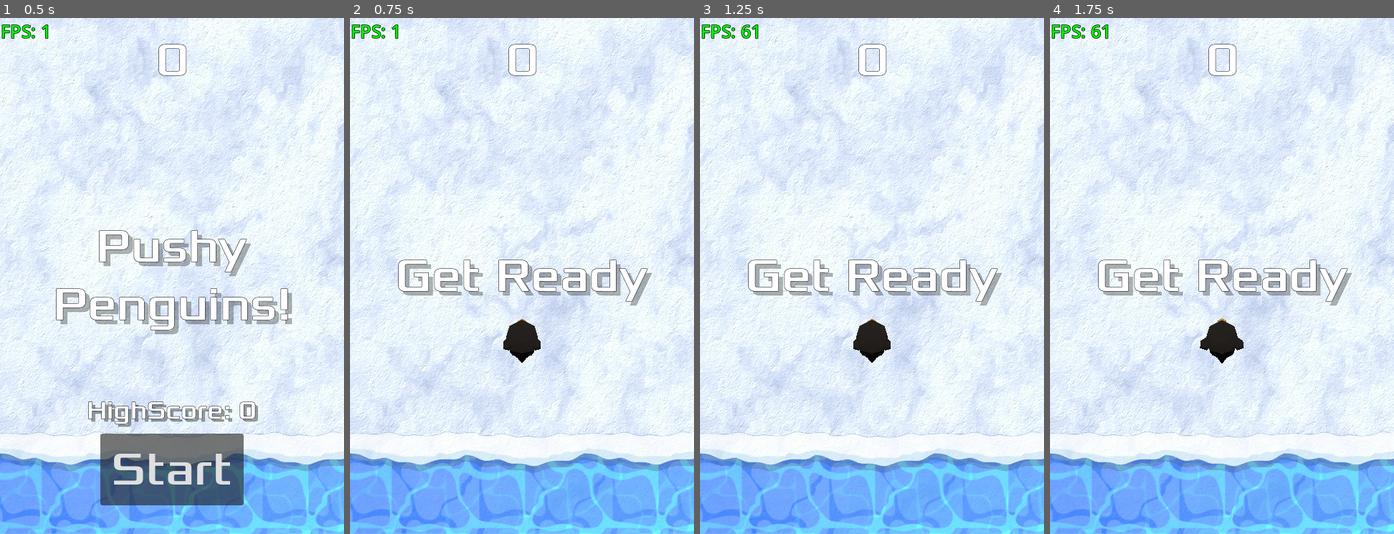
Above: before the commit, frames 1-4 (left to right).
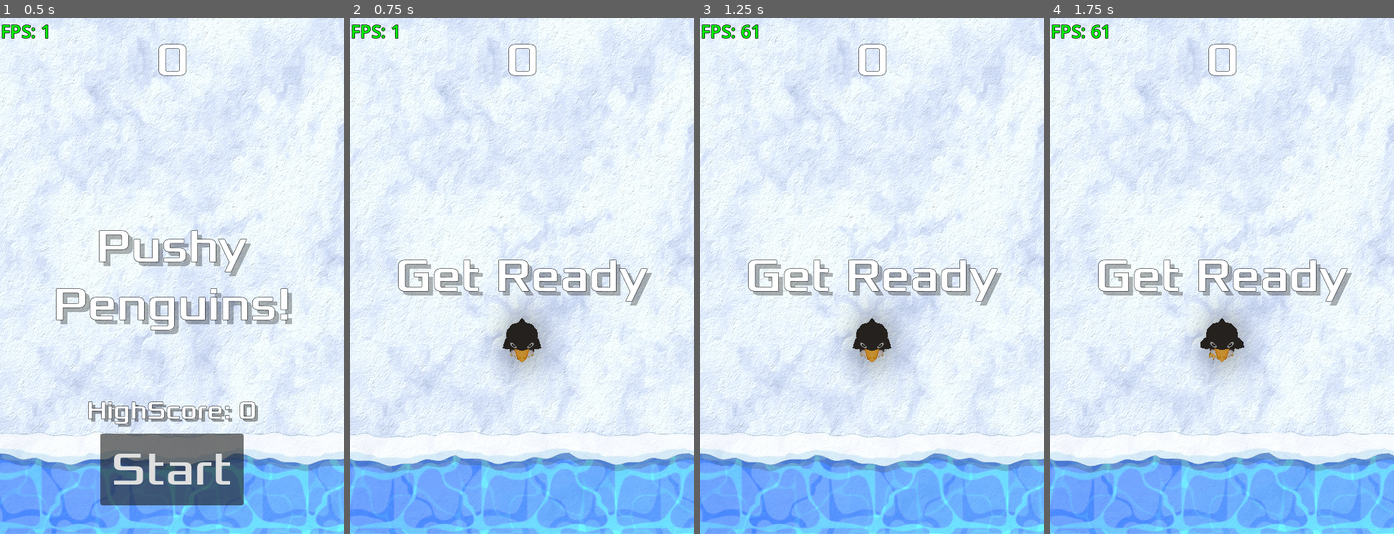
Above: after the commit, the same moments.

Repository: SeppNel/Pushy-Penguins
Game: Godot game, scene res://Main.tscn
Same seed, same stepped clock (60 frames per second), same inputs: the game is played once before the commit and once after it. Sound files missing from this copy of the repository are replaced by a short silence.
Inputs (mouse positions are in pixels of both pictures, inside the frame that each line leads up to):
- Up to frame 1 (0.5 s): no input
- Up to frame 2 (0.75 s): click "Start" at 0.5 s
- Up to frame 3 (1.25 s): no input
- Up to frame 4 (1.75 s): move the mouse to (1297, 250) at 1.27 s; click (1297, 250) at 1.42 s

Frame 1 is identical in both runs. In frame 2, 7.1% of the frame differs, in the area x 0-100%, y 56-100%; in frame 3, 0.9%; in frame 4, 7.0%.

Commit message:
Finished player sprites, animate water, etc

Diff:
--- a/Main.gd
+++ b/Main.gd
@@ -63,6 +63,8 @@
 		mob.get_node("CollisionShape2D").scale = Vector2(0.5, 0.5)
 	else:
 		mob.isBigPenguin = true
+		mob.get_node("Shadow").scale = Vector2(0.6, 0.45)
+		mob.get_node("Shadow").modulate = Color(1, 1, 1, 0.35)
 
 	# Set the mob's spawn position to a random location.
 	mob.position = Vector2(randf_range(0,480), -20)
--- a/Main.tscn
+++ b/Main.tscn
@@ -9,7 +9,15 @@
 [ext_resource type="AudioStream" uid="uid://rsh6crkjjxk4" path="res://art/gameover.wav" id="5_fqumu"]
 [ext_resource type="Script" path="res://Music.gd" id="6_w83ls"]
 [ext_resource type="Script" path="res://DeathBox.gd" id="8_x28hn"]
+[ext_resource type="Texture2D" uid="uid://dxhgr6yrn6k0m" path="res://art/water2.png" id="10_3rv4m"]
 [ext_resource type="Texture2D" uid="uid://c3avc7vwurlau" path="res://art/water.png" id="10_tx0cq"]
+
+[sub_resource type="AnimatedTexture" id="AnimatedTexture_sr400"]
+frames = 2
+speed_scale = 2.0
+frame_0/texture = ExtResource("10_tx0cq")
+frame_1/texture = ExtResource("10_3rv4m")
+frame_1/duration = 1.0
 
 [sub_resource type="RectangleShape2D" id="RectangleShape2D_4tne5"]
 size = Vector2(480, 80)
@@ -79,7 +87,7 @@
 texture_filter = 1
 offset_top = -128.0
 offset_right = 480.0
-texture = ExtResource("10_tx0cq")
+texture = SubResource("AnimatedTexture_sr400")
 expand_mode = 4
 stretch_mode = 1
 
--- a/Mob.tscn
+++ b/Mob.tscn
@@ -1,6 +1,7 @@
-[gd_scene load_steps=10 format=3 uid="uid://b5a1x7htlysw6"]
+[gd_scene load_steps=11 format=3 uid="uid://b5a1x7htlysw6"]
 
 [ext_resource type="Script" path="res://Mob.gd" id="1_ndbm5"]
+[ext_resource type="Texture2D" uid="uid://cgg0iegmbruu6" path="res://art/shadow.png" id="2_hw8c7"]
 [ext_resource type="Texture2D" uid="uid://biiqcboss1mht" path="res://art/penguin_walk_right.png" id="6_selfp"]
 [ext_resource type="Texture2D" uid="uid://c0jhx2syttaet" path="res://art/penguin_walk_mid_right.png" id="7_v8htm"]
 [ext_resource type="Texture2D" uid="uid://h6sdhdlgsi74" path="res://art/penguin_walk_idle.png" id="8_b4n77"]
@@ -67,6 +68,11 @@
 scale_amount_max = 7.0
 color = Color(0.860369, 0.860369, 0.860369, 0.666667)
 
+[node name="Shadow" type="Sprite2D" parent="."]
+modulate = Color(1, 1, 1, 0.235294)
+scale = Vector2(0.4, 0.3)
+texture = ExtResource("2_hw8c7")
+
 [node name="AnimatedSprite2D" type="AnimatedSprite2D" parent="."]
 modulate = Color(1, 1, 1.3, 1)
 scale = Vector2(0.1, 0.1)
@@ -75,6 +81,7 @@
 frame_progress = 0.749745
 
 [node name="CollisionShape2D" type="CollisionShape2D" parent="."]
+visible = false
 rotation = 1.5708
 shape = SubResource("CapsuleShape2D_mkv1t")
 
--- a/Player.gd
+++ b/Player.gd
@@ -11,7 +11,7 @@
 const ROTATION_SPEED = 100.0  # Adjust for smoother or faster rotation
 const ROTATION_AV_CAP = 4.0
 #const ROTATION_SPRITES = ["up", "upright", "right", "downright", "down", "downleft", "left", "upleft", "up"]
-const ROTATION_SPRITES = ["up", "up", "up", "down", "down", "down", "down", "up", "up"]
+const ROTATION_SPRITES = ["up", "upright", "right", "down", "down", "down", "left", "upleft", "up"]
 
 var screen_size # Size of the game window.
 var initial_touch_position := Vector2.ZERO
@@ -77,6 +77,8 @@
 		current_touch_position = event.position
 
 func sprite_rotation():
+	if linear_velocity.length() < Vector2(50,50).length():
+		return
 	var angle = rad_to_deg(linear_velocity.angle()) + 90 # +90 bcs 0 is right and I want it up
 	if angle < 0:
 		angle += 360
@@ -111,6 +113,7 @@
 	if body != self:
 		return
 
+	$CPUParticles2D.restart()
 	splash.emit(position, 1)
 	is_dead = true
 	hide() # Player disappears after being hit.
--- a/Player.tscn
+++ b/Player.tscn
@@ -1,16 +1,37 @@
-[gd_scene load_steps=15 format=3 uid="uid://dtevh17wsaoom"]
+[gd_scene load_steps=36 format=3 uid="uid://dtevh17wsaoom"]
 
 [ext_resource type="Script" path="res://Player.gd" id="1_r2ta4"]
 [ext_resource type="Texture2D" uid="uid://jsjm54caqh58" path="res://art/player/player_walk_down_rf.png" id="2_bsq3a"]
+[ext_resource type="Texture2D" uid="uid://cgg0iegmbruu6" path="res://art/shadow.png" id="2_vdv7h"]
 [ext_resource type="Texture2D" uid="uid://sy330gfeap26" path="res://art/player/player_walk_down_mrf.png" id="3_00osd"]
 [ext_resource type="Texture2D" uid="uid://dhxm5ij5usj6x" path="res://art/player/player_walk_down_idle.png" id="4_kdw00"]
 [ext_resource type="Texture2D" uid="uid://dta7jin5futqd" path="res://art/player/player_walk_down_mlf.png" id="5_mc4rj"]
 [ext_resource type="Texture2D" uid="uid://bi5dvfqcf6tdf" path="res://art/player/player_walk_down_lf.png" id="6_0ebcq"]
+[ext_resource type="Texture2D" uid="uid://gw5ctn4hvbk7" path="res://art/player/player_walk_right_rf.png" id="7_3tix8"]
 [ext_resource type="Texture2D" uid="uid://fkn4myb7uhjg" path="res://art/player/player_walk_up_rf.png" id="7_g5bc8"]
+[ext_resource type="Texture2D" uid="uid://dejy86jll2f68" path="res://art/player/player_walk_left_rf.png" id="7_jldia"]
+[ext_resource type="Texture2D" uid="uid://npnnc2kjqcpt" path="res://art/player/player_walk_right_mrf.png" id="8_b3mo6"]
+[ext_resource type="Texture2D" uid="uid://dlex2mio3jyp1" path="res://art/player/player_walk_left_mrf.png" id="8_bvgsf"]
 [ext_resource type="Texture2D" uid="uid://dgtcfb6fh0ihy" path="res://art/player/player_walk_up_mrf.png" id="8_dnjnr"]
 [ext_resource type="Texture2D" uid="uid://b1y3pr22fr8yo" path="res://art/player/player_walk_up_idle.png" id="9_d30gx"]
+[ext_resource type="Texture2D" uid="uid://cfucwujxjgaqg" path="res://art/player/player_walk_left_idle.png" id="9_ldfn7"]
+[ext_resource type="Texture2D" uid="uid://jg653ed8xrst" path="res://art/player/player_walk_right_idle.png" id="9_yrxti"]
+[ext_resource type="Texture2D" uid="uid://d018bpvy5ig7g" path="res://art/player/player_walk_left_mlf.png" id="10_1eovg"]
+[ext_resource type="Texture2D" uid="uid://bto5655m34wis" path="res://art/player/player_walk_right_mlf.png" id="10_d6hip"]
 [ext_resource type="Texture2D" uid="uid://bxte6nncpd5us" path="res://art/player/player_walk_up_mlf.png" id="10_or8sm"]
+[ext_resource type="Texture2D" uid="uid://di65qudy0ddf3" path="res://art/player/player_walk_right_lf.png" id="11_audje"]
+[ext_resource type="Texture2D" uid="uid://cj5t7by7oteda" path="res://art/player/player_walk_left_lf.png" id="11_i6yor"]
 [ext_resource type="Texture2D" uid="uid://cmke663hol32h" path="res://art/player/player_walk_up_lf.png" id="11_nvyn2"]
+[ext_resource type="Texture2D" uid="uid://dltg5xge3eg7x" path="res://art/player/player_walk_upleft_rf.png" id="22_c0kxw"]
+[ext_resource type="Texture2D" uid="uid://swryanm4fjud" path="res://art/player/player_walk_upright_rf.png" id="22_dd2ns"]
+[ext_resource type="Texture2D" uid="uid://bqnubn1vdyvpp" path="res://art/player/player_walk_upleft_mrf.png" id="23_rusmc"]
+[ext_resource type="Texture2D" uid="uid://b0i7renejglvx" path="res://art/player/player_walk_upright_mrf.png" id="23_x7kxn"]
+[ext_resource type="Texture2D" uid="uid://cumft7jhu4cgy" path="res://art/player/player_walk_upleft_idle.png" id="24_f2730"]
+[ext_resource type="Texture2D" uid="uid://0fo1jk7swkqn" path="res://art/player/player_walk_upright_idle.png" id="24_piahi"]
+[ext_resource type="Texture2D" uid="uid://ig4bemmsoro1" path="res://art/player/player_walk_upleft_mlf.png" id="25_nak30"]
+[ext_resource type="Texture2D" uid="uid://u2gjsby4okkp" path="res://art/player/player_walk_upright_mlf.png" id="25_qljem"]
+[ext_resource type="Texture2D" uid="uid://dn7yjuss1csgw" path="res://art/player/player_walk_upright_lf.png" id="26_5nkro"]
+[ext_resource type="Texture2D" uid="uid://cak118rm04ooq" path="res://art/player/player_walk_upleft_lf.png" id="26_dmu8f"]
 
 [sub_resource type="PhysicsMaterial" id="PhysicsMaterial_uc01x"]
 
@@ -47,6 +68,64 @@
 }, {
 "frames": [{
 "duration": 1.0,
+"texture": ExtResource("7_jldia")
+}, {
+"duration": 1.0,
+"texture": ExtResource("8_bvgsf")
+}, {
+"duration": 1.0,
+"texture": ExtResource("9_ldfn7")
+}, {
+"duration": 1.0,
+"texture": ExtResource("10_1eovg")
+}, {
+"duration": 1.0,
+"texture": ExtResource("11_i6yor")
+}, {
+"duration": 1.0,
+"texture": ExtResource("10_1eovg")
+}, {
+"duration": 1.0,
+"texture": ExtResource("9_ldfn7")
+}, {
+"duration": 1.0,
+"texture": ExtResource("8_bvgsf")
+}],
+"loop": true,
+"name": &"left",
+"speed": 15.0
+}, {
+"frames": [{
+"duration": 1.0,
+"texture": ExtResource("7_3tix8")
+}, {
+"duration": 1.0,
+"texture": ExtResource("8_b3mo6")
+}, {
+"duration": 1.0,
+"texture": ExtResource("9_yrxti")
+}, {
+"duration": 1.0,
+"texture": ExtResource("10_d6hip")
+}, {
+"duration": 1.0,
+"texture": ExtResource("11_audje")
+}, {
+"duration": 1.0,
+"texture": ExtResource("10_d6hip")
+}, {
+"duration": 1.0,
+"texture": ExtResource("9_yrxti")
+}, {
+"duration": 1.0,
+"texture": ExtResource("8_b3mo6")
+}],
+"loop": true,
+"name": &"right",
+"speed": 15.0
+}, {
+"frames": [{
+"duration": 1.0,
 "texture": ExtResource("7_g5bc8")
 }, {
 "duration": 1.0,
@@ -72,6 +151,64 @@
 }],
 "loop": true,
 "name": &"up",
+"speed": 15.0
+}, {
+"frames": [{
+"duration": 1.0,
+"texture": ExtResource("22_c0kxw")
+}, {
+"duration": 1.0,
+"texture": ExtResource("23_rusmc")
+}, {
+"duration": 1.0,
+"texture": ExtResource("24_f2730")
+}, {
+"duration": 1.0,
+"texture": ExtResource("25_nak30")
+}, {
+"duration": 1.0,
+"texture": ExtResource("26_dmu8f")
+}, {
+"duration": 1.0,
+"texture": ExtResource("25_nak30")
+}, {
+"duration": 1.0,
+"texture": ExtResource("24_f2730")
+}, {
+"duration": 1.0,
+"texture": ExtResource("23_rusmc")
+}],
+"loop": true,
+"name": &"upleft",
+"speed": 15.0
+}, {
+"frames": [{
+"duration": 1.0,
+"texture": ExtResource("22_dd2ns")
+}, {
+"duration": 1.0,
+"texture": ExtResource("23_x7kxn")
+}, {
+"duration": 1.0,
+"texture": ExtResource("24_piahi")
+}, {
+"duration": 1.0,
+"texture": ExtResource("25_qljem")
+}, {
+"duration": 1.0,
+"texture": ExtResource("26_5nkro")
+}, {
+"duration": 1.0,
+"texture": ExtResource("25_qljem")
+}, {
+"duration": 1.0,
+"texture": ExtResource("24_piahi")
+}, {
+"duration": 1.0,
+"texture": ExtResource("23_x7kxn")
+}],
+"loop": true,
+"name": &"upright",
 "speed": 15.0
 }]
 
@@ -86,10 +223,29 @@
 gravity_scale = 0.0
 script = ExtResource("1_r2ta4")
 
+[node name="Shadow" type="Sprite2D" parent="."]
+modulate = Color(1, 1, 1, 0.392157)
+scale = Vector2(0.3, 0.395)
+texture = ExtResource("2_vdv7h")
+
+[node name="CPUParticles2D" type="CPUParticles2D" parent="."]
+modulate = Color(0.278431, 0.278431, 0.278431, 0.196078)
+amount = 10
+lifetime = 0.5
+randomness = 0.05
+emission_shape = 1
+emission_sphere_radius = 25.0
+gravity = Vector2(0, 0)
+scale_amount_min = 6.0
+scale_amount_max = 6.0
+
 [node name="AnimatedSprite2D" type="AnimatedSprite2D" parent="."]
 scale = Vector2(0.06, 0.06)
 sprite_frames = SubResource("SpriteFrames_2gunt")
-animation = &"up"
+animation = &"upleft"
+frame = 4
+frame_progress = 0.389936
 
 [node name="CollisionShape2D" type="CollisionShape2D" parent="."]
+visible = false
 shape = SubResource("CapsuleShape2D_4qpnw")
Not shown: 1 places in Main.tscn that only renumber resources
Binary file removed: art/ice_floor.png
Not shown, removed: art/ice_floor.png.import
Binary file removed: art/ice_floor2.png
Not shown, removed: art/ice_floor2.png.import
Binary file removed: art/penguin_walk_0.png
Not shown, removed: art/penguin_walk_0.png.import
Binary file removed: art/penguin_walk_10.png
Not shown, removed: art/penguin_walk_10.png.import
Binary file removed: art/penguin_walk_20.png
Not shown, removed: art/penguin_walk_20.png.import
Binary file removed: art/penguin_walk_30.png
(and 59 more such lines)
